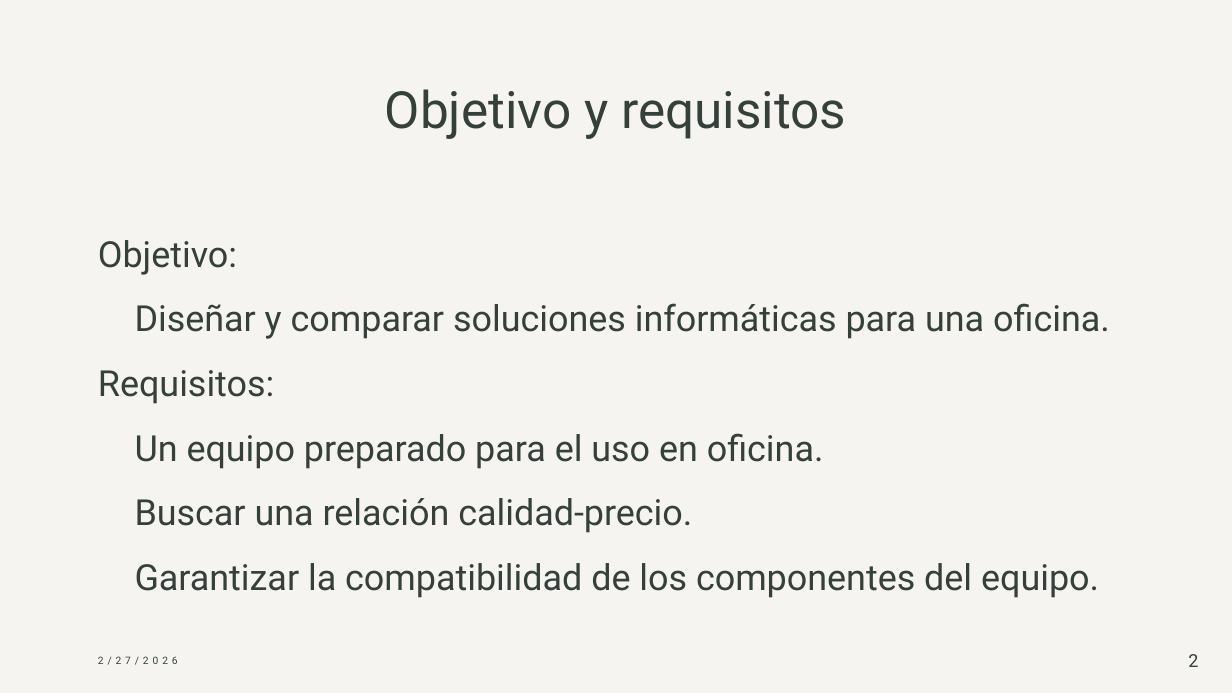
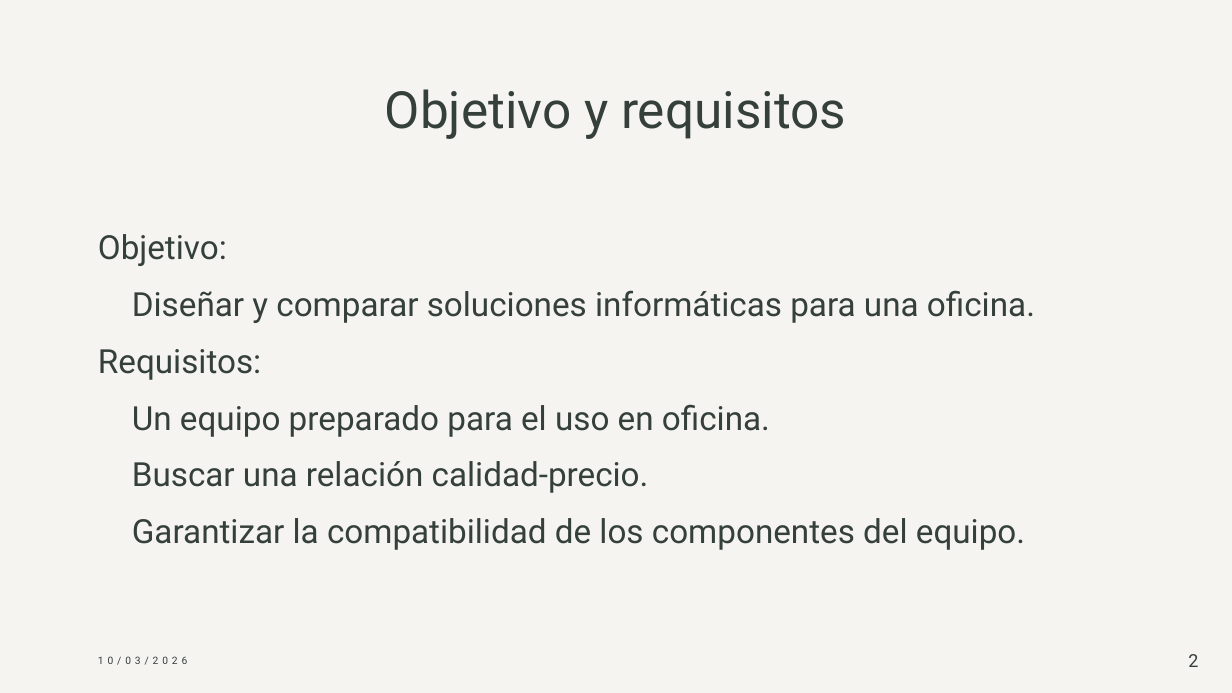
Before and after one commit to Javiborlor/Proyecto_RA1_UT3, a slide deck: slide 2 of retos/Reto_03_UT3_PC_Oficina_y_MiniPC/docs/Javier_Borrueco_Lorite_FHW_UT3_Reto_03.pptx. Drawn at 1232x693 pixels with LibreOffice and Linux fonts; fonts in the diff are those of the drawing. Boxes give left, top, right and bottom in pixels: in the first picture for what was removed or moved away, otherwise in the second. Text is boxed around its words. In the diff, an @@ line names an element or a change of style, - is before the commit and + after.

Commit message:
presentacion
precio arreglado

```diff
--- a/retos/Reto_03_UT3_PC_Oficina_y_MiniPC/docs/Javier_Borrueco_Lorite_FHW_UT3_Reto_03.pptx
+++ b/retos/Reto_03_UT3_PC_Oficina_y_MiniPC/docs/Javier_Borrueco_Lorite_FHW_UT3_Reto_03.pptx
@@ text "Objetivo:" at [98,234,1035,550]: size 28 to 25.9 pt; line spacing 1.2 to 1.1 @@
@@ text at [98,656,187,665]: text changed @@
-2/27/2026
+10/03/2026
```
Also in this commit, not shown: 6 other slides changed.
